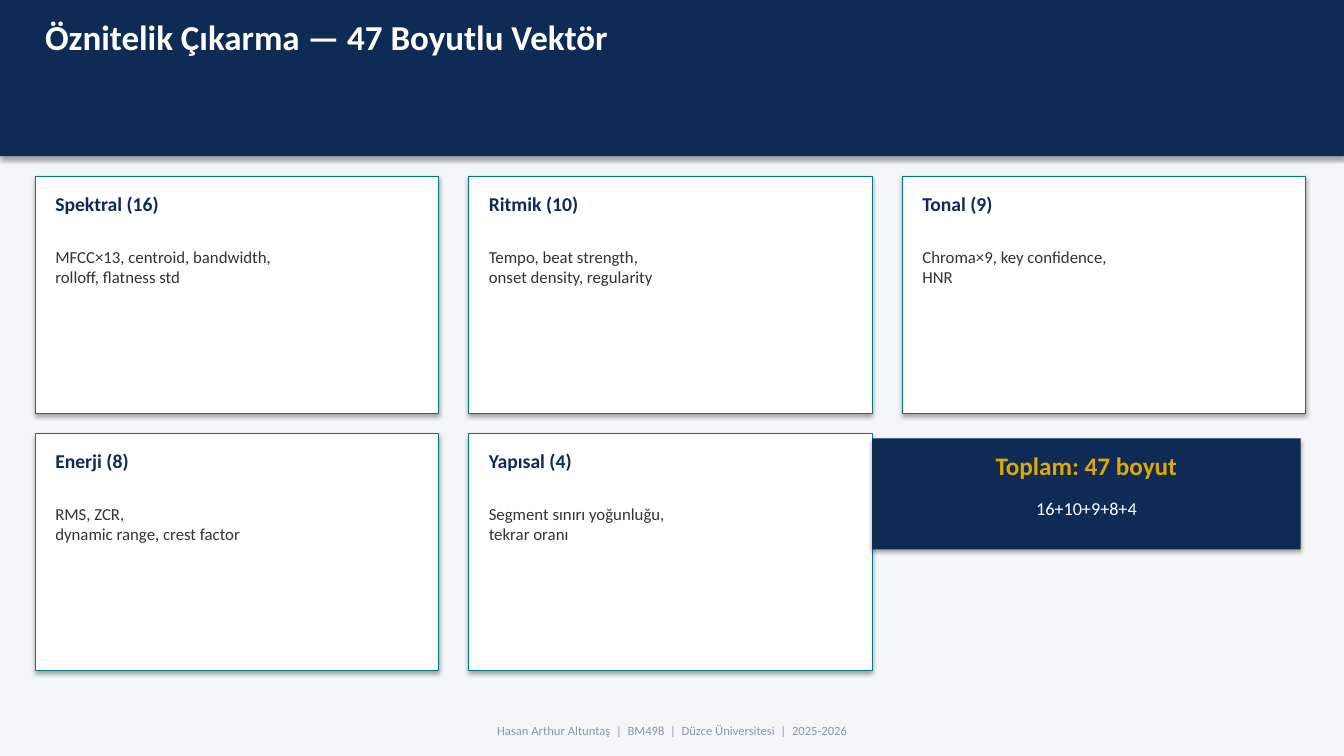
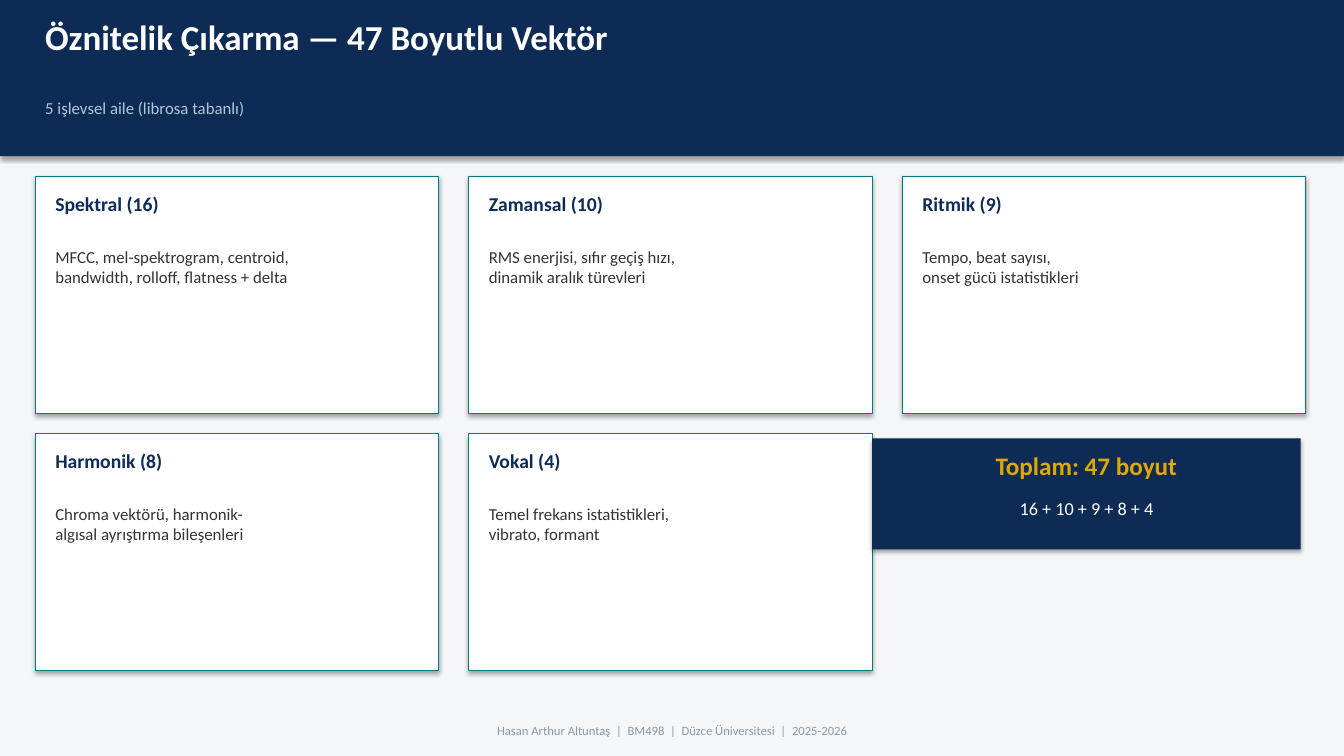
Before and after one commit to Rtur2003/CrownCode, a slide deck: slide 14 of docs/academic/TeslimEdilecekler/Sunumlar/AURIS_Tum_Sunumlar_Birlesik.pptx. Drawn at 1344x756 pixels with LibreOffice and Linux fonts; fonts in the diff are those of the drawing. Boxes give left, top, right and bottom in pixels: in the first picture for what was removed or moved away, otherwise in the second. Text is boxed around its words. In the diff, an @@ line names an element or a change of style, - is before the commit and + after.

```diff
--- a/docs/academic/TeslimEdilecekler/Sunumlar/AURIS_Tum_Sunumlar_Birlesik.pptx
+++ b/docs/academic/TeslimEdilecekler/Sunumlar/AURIS_Tum_Sunumlar_Birlesik.pptx
@@ text added at box(45, 102, 244, 117), 12 pt, text #B0C8D8 @@
+5 işlevsel aile (librosa tabanlı)
@@ text at box(489, 196, 603, 214): text changed @@
-Ritmik (10)
+Zamansal (10)
@@ text at box(922, 196, 1002, 214): text changed @@
-Tonal (9)
+Ritmik (9)
@@ text at box(55, 251, 289, 285): text changed @@
-MFCC×13, centroid, bandwidth,
-rolloff, flatness std
+MFCC, mel-spektrogram, centroid,
+bandwidth, rolloff, flatness + delta
@@ text at box(489, 251, 675, 283): text changed @@
-Tempo, beat strength,
-onset density, regularity
+RMS enerjisi, sıfır geçiş hızı,
+dinamik aralık türevleri
@@ text at box(922, 251, 1079, 286): text changed @@
-Chroma×9, key confidence,
-HNR
+Tempo, beat sayısı,
+onset gücü istatistikleri
@@ text at box(55, 453, 162, 471): text changed @@
-Enerji (8)
+Harmonik (8)
@@ text at box(489, 453, 560, 471): text changed @@
-Yapısal (4)
+Vokal (4)
@@ text at box(55, 508, 243, 543): text changed @@
-RMS, ZCR,
-dynamic range, crest factor
+Chroma vektörü, harmonik-
+algısal ayrıştırma bileşenleri
@@ text at box(489, 508, 669, 542): text changed @@
-Segment sınırı yoğunluğu,
-tekrar oranı
+Temel frekans istatistikleri,
+vibrato, formant
@@ text at box(1020, 502, 1153, 515): spaces changed @@
-16+10+9+8+4
+16 + 10 + 9 + 8 + 4
```
Also in this commit, not shown: 23 other slides changed, 2 slides added, 2 slides removed, 6 other files.
